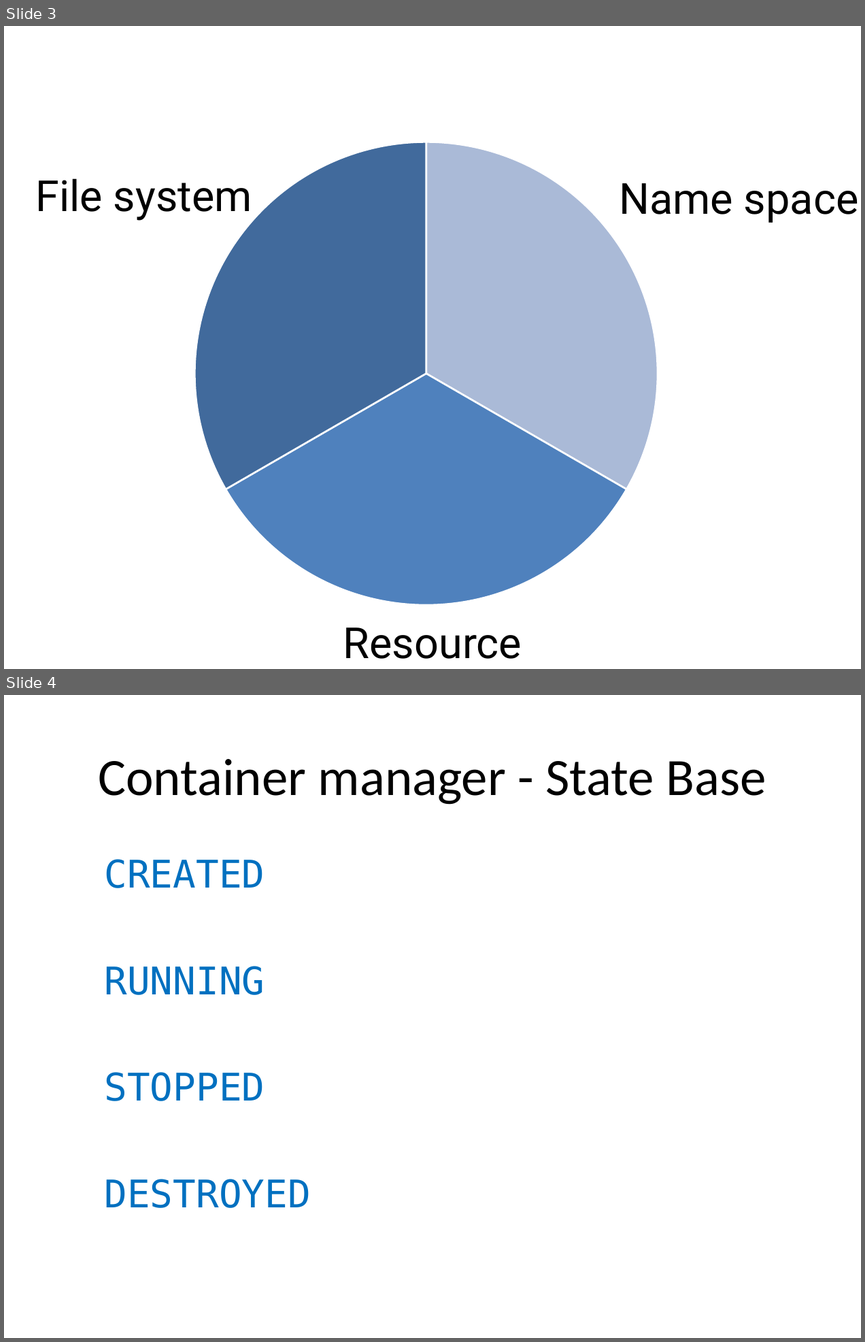
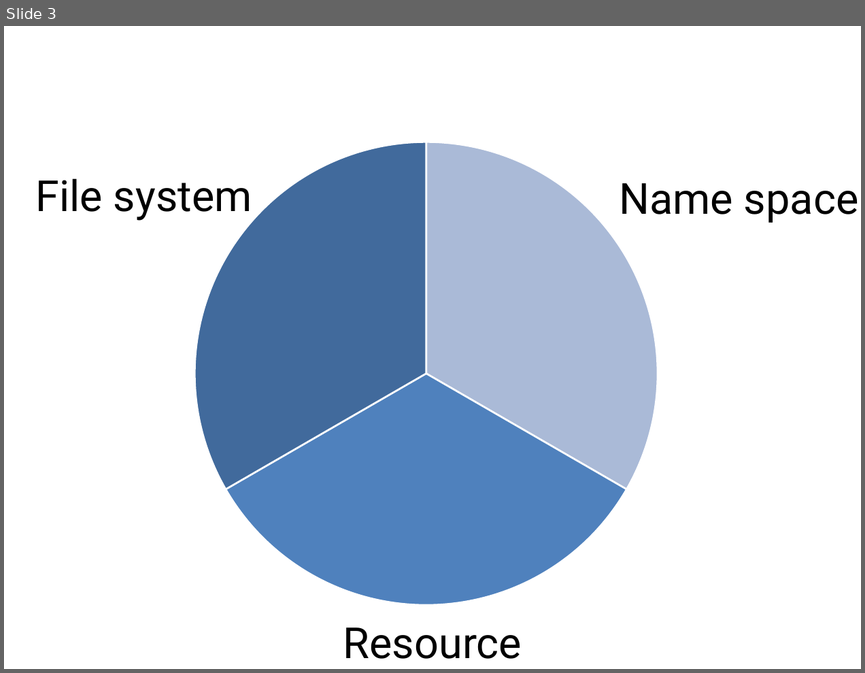
Before and after one commit to mroraie/mini-container, a slide deck: mini_container_presentation.pptx. Shown one above the other, each under a label of ours: slides 3 and 4 before the commit, slide 3 after it. The pictures are 865x1342 and 865x673 pixels, drawn with LibreOffice and Linux fonts; fonts in the diff are those of the drawing. Boxes give left, top, right and bottom in pixels: in the first picture for what was removed or moved away, otherwise in the second. Text is boxed around its words. In the diff, an @@ line names an element or a change of style, - is before the commit and + after.

```diff
--- a/mini_container_presentation.pptx
+++ b/mini_container_presentation.pptx
@@ slide 4 removed at [4, 695, 861, 1338], background #FFFFFF @@
@@ title removed at [98, 759, 766, 804] @@
-Container manager - State Base
@@ text removed at [104, 859, 310, 1208] @@
-CREATED
-RUNNING
-STOPPED
-DESTROYED
```
Also in this commit, not shown: 3 slides added, 21 other files.
